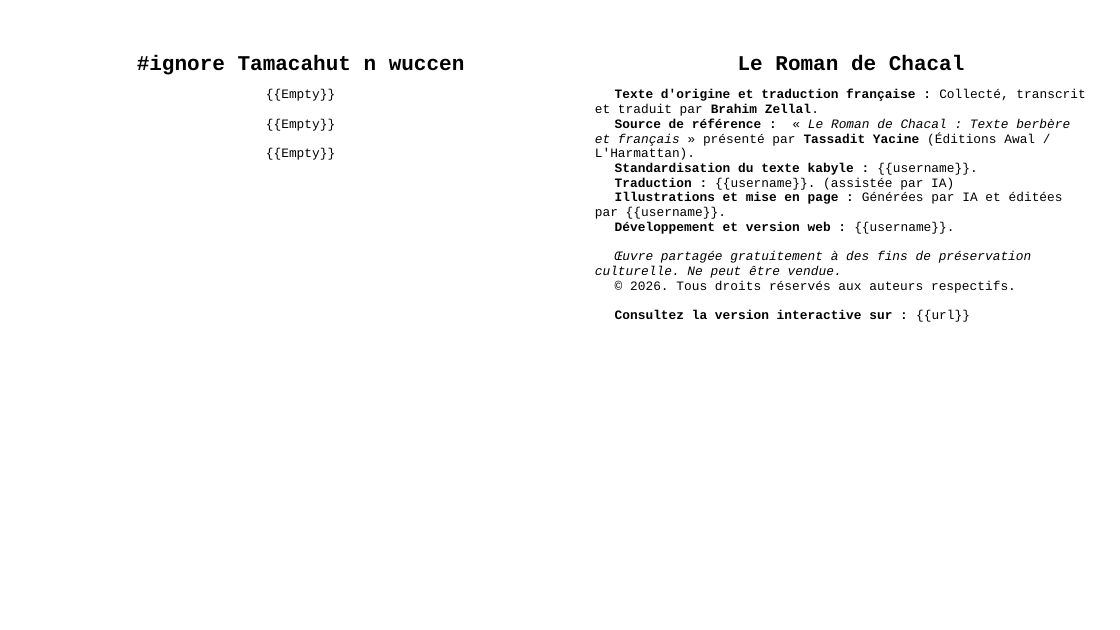
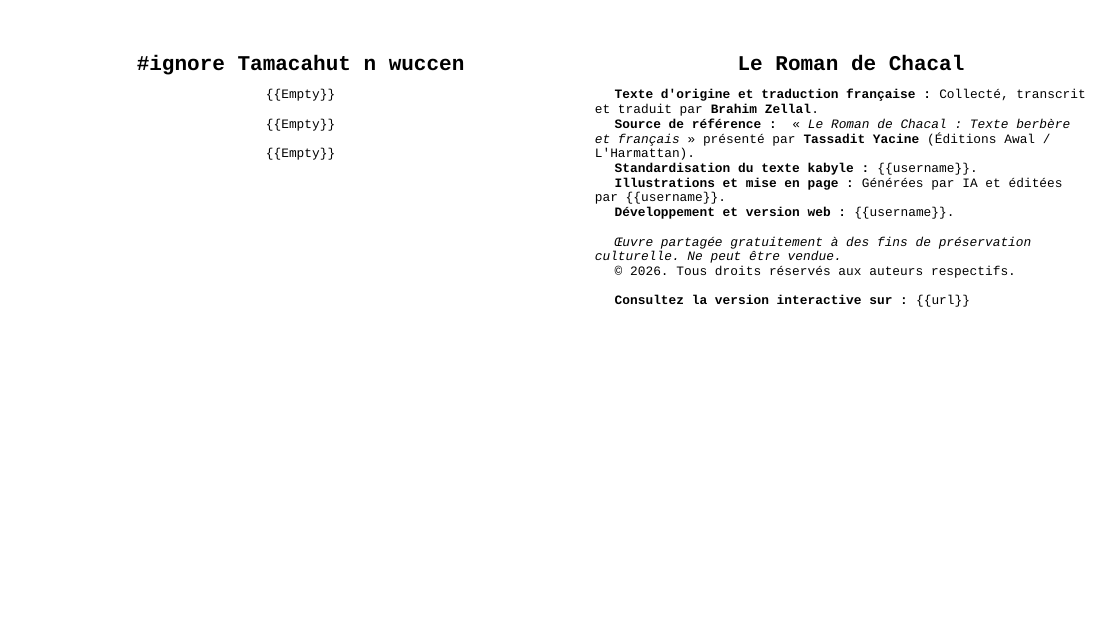
Before and after one commit to sferhah/tamacahut_n_wuccen, a slide deck: slide 2 of Uccen.ConsoleApp/Resources/pptx/uccen.pptx. Drawn at 1120x630 pixels with LibreOffice and Linux fonts; fonts in the diff are those of the drawing. Boxes give left, top, right and bottom in pixels: in the first picture for what was removed or moved away, otherwise in the second. Text is boxed around its words. In the diff, an @@ line names an element or a change of style, - is before the commit and + after.

```diff
--- a/Uccen.ConsoleApp/Resources/pptx/uccen.pptx
+++ b/Uccen.ConsoleApp/Resources/pptx/uccen.pptx
@@ table at [27, 13, 1096, 607] @@
-row 3, column 3: Texte d'origine et traduction française : Collecté, transcrit et traduit par Brahim Zellal. / Source de référence : « Le Roman de Chacal : Texte berbère et français » présenté par Tassadit Yacine (Éditions Awal / L'Harmattan). / Standardisation du texte kabyle : {{username}}. / Traduction : {{username}}. (assistée par IA) / Illustrations et mise en page : Générées par IA et éditées par {{username}}. / Développement et version web : {{username}}. / Œuvre partagée gratuitement à des fins de préservation culturelle. Ne peut être vendue. / © 2026. Tous droits réservés aux auteurs respectifs. / Consultez la version interactive sur : {{url}}
+row 3, column 3: Texte d'origine et traduction française : Collecté, transcrit et traduit par Brahim Zellal. / Source de référence : « Le Roman de Chacal : Texte berbère et français » présenté par Tassadit Yacine (Éditions Awal / L'Harmattan). / Standardisation du texte kabyle : {{username}}. / Illustrations et mise en page : Générées par IA et éditées par {{username}}. / Développement et version web : {{username}}. / Œuvre partagée gratuitement à des fins de préservation culturelle. Ne peut être vendue. / © 2026. Tous droits réservés aux auteurs respectifs. / Consultez la version interactive sur : {{url}}
```
Also in this commit, not shown: 1 slide added, 3 other files.
